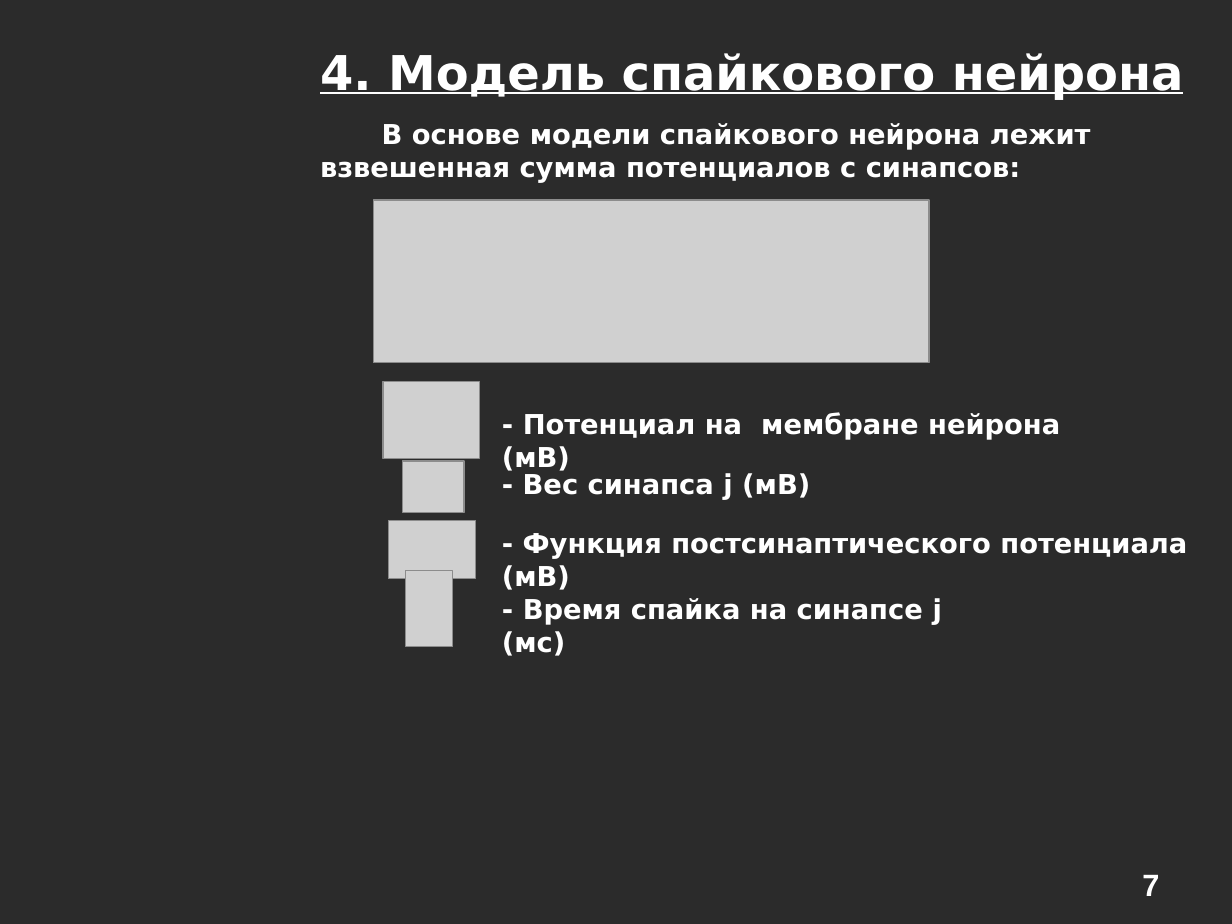
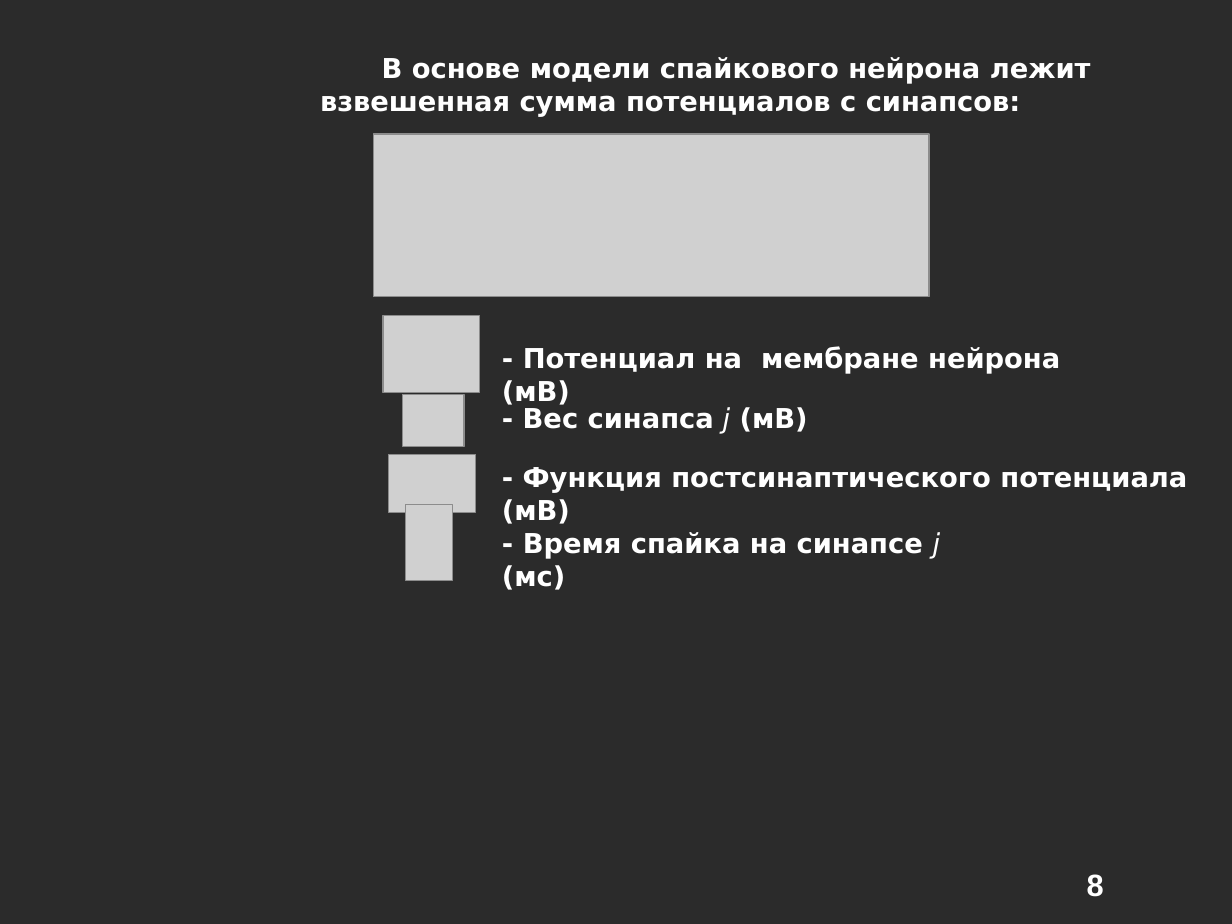
Before and after one commit to alexeyche/alexeyche-junk, a slide deck: slide 8 of cns/doc/conf.ppt (slide 7 before the commit). Drawn at 1232x924 pixels with LibreOffice and Linux fonts; fonts in the diff are those of the drawing; grey boxes stand for pictures; background and template pictures are left out; a plain dark background stands for a picture behind light text. Boxes give left, top, right and bottom in pixels: in the first picture for what was removed or moved away, otherwise in the second. Text is boxed around its words. In the diff, an @@ line names an element or a change of style, - is before the commit and + after.

```diff
--- a/cns/doc/conf.ppt
+++ b/cns/doc/conf.ppt
@@ text removed at [320,53,1184,100] @@
-4. Модель спайкового нейрона
@@ picture: place and size @@
-picture at [405,570,453,646]
+picture at [383,315,479,392]
@@ picture: place and size @@
-picture at [383,382,479,460]
+picture at [403,394,464,446]
@@ text "- Вес синапса j (мВ)" at [523,407,808,433]: bold off, italic on in "j" @@
@@ picture: place and size @@
-picture at [403,461,464,513]
+picture at [388,455,476,513]
@@ picture: place and size @@
-picture at [388,520,476,578]
+picture at [405,505,453,580]
@@ 5 texts, 1 picture: place and size @@
-5 texts, 1 picture at [320,123,1187,656]
+5 texts, 1 picture at [320,57,1187,590]
@@ text "- Время спайка на синапсе ..." at [502,532,941,590]: bold off, italic on in "j" @@
@@ page number added at [1087,874,1104,897], 18 pt, text #FFFFFF, bold @@
+8
@@ page number removed at [1142,875,1159,896] @@
-7
```
Also in this commit, not shown: 12 other slides changed, 5 slides added, 2 slides removed.
